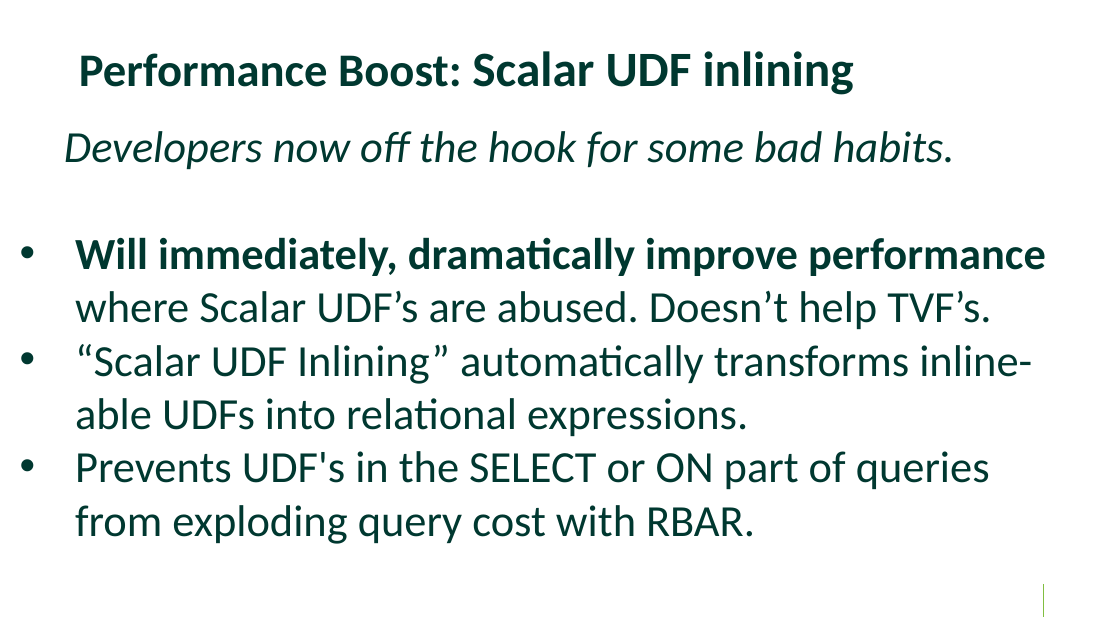
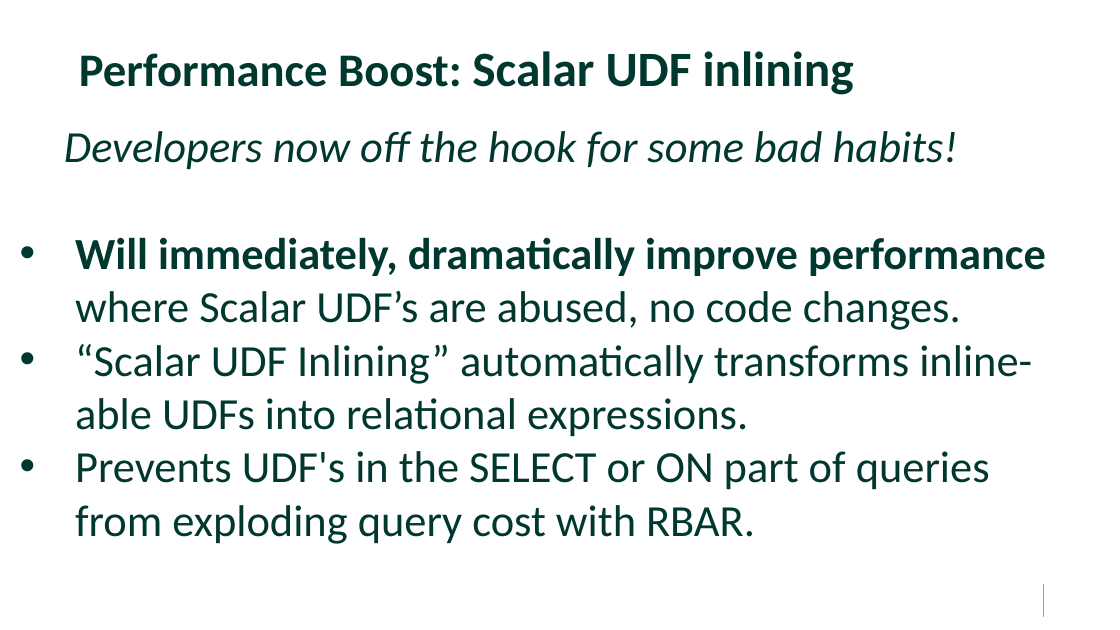
Before and after one commit to williamadba/Public-Presentations, a slide deck: slide 48 of SparkEd/The Business Case for SQL 2019.pptx (slide 49 before the commit). Drawn at 1120x630 pixels with LibreOffice and Linux fonts; fonts in the diff are those of the drawing; background and template pictures are left out. Boxes give left, top, right and bottom in pixels: in the first picture for what was removed or moved away, otherwise in the second. Text is boxed around its words. In the diff, an @@ line names an element or a change of style, - is before the commit and + after.

```diff
--- a/SparkEd/The Business Case for SQL 2019.pptx
+++ b/SparkEd/The Business Case for SQL 2019.pptx
@@ text at [64,131,1046,330]: text changed @@
-Developers now off the hook for some bad habits.
-• Will immediately, dramatically improve performance where Scalar UDF’s are abused. Doesn’t help TVF’s.
+Developers now off the hook for some bad habits!
+• Will immediately, dramatically improve performance where Scalar UDF’s are abused, no code changes.
```
Also in this commit, not shown: 27 other slides changed, 1 slide removed.
